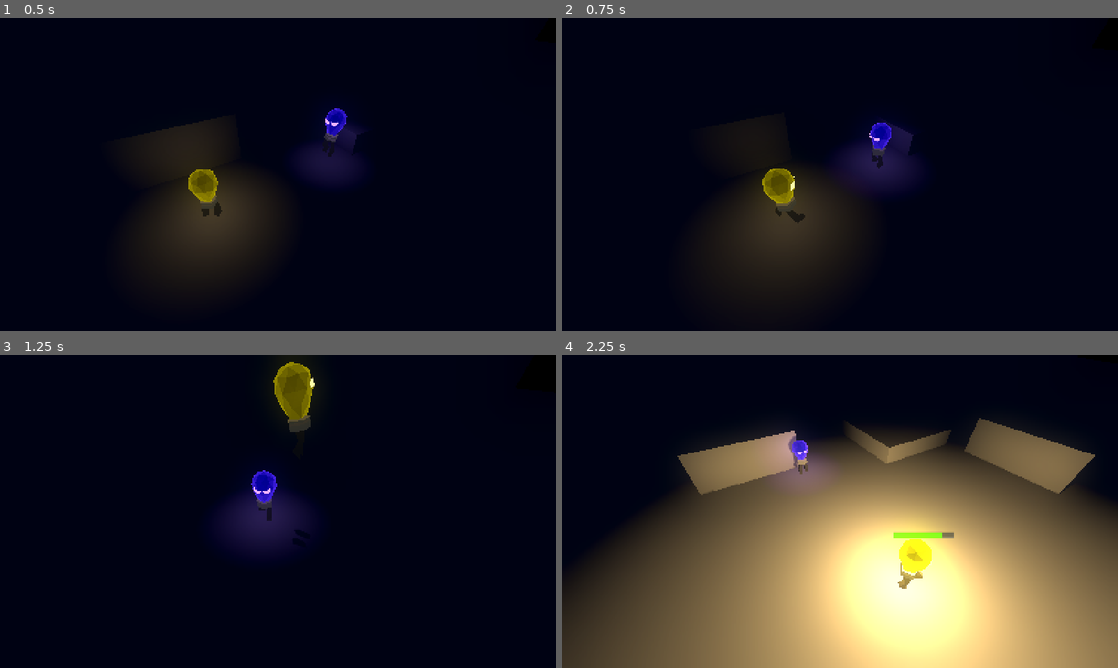
Above: before the commit, frames 1-4 (two rows, left to right).
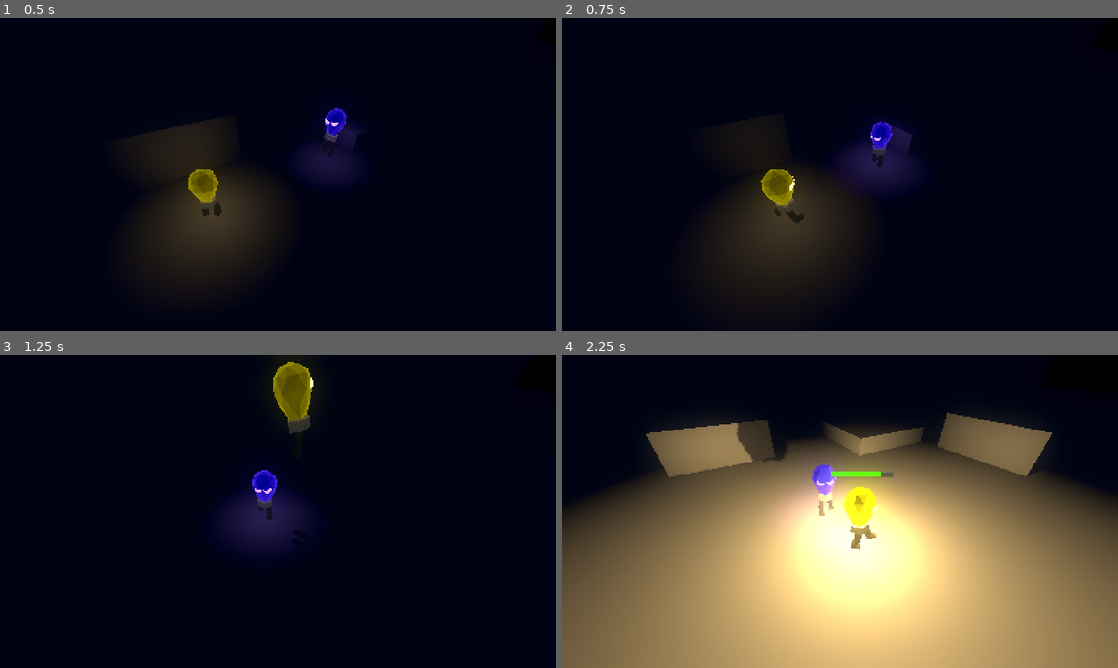
Above: after the commit, the same moments.

Repository: LowPolyFreak/EllieDeesAdventure
Game: Godot game, scene res://Scenes/main.tscn
The game is run twice, just before and just after one commit, with the same random seed, the same clock (stepped at 60 frames per second) and the same inputs.
Inputs:
- Up to frame 1 (0.5 s): no input
- Up to frame 2 (0.75 s): hold D (right_p1) from 0.53 s (still down); hold Home (ui_home) from 0.53 s (still down)
- Up to frame 3 (1.25 s): keep holding D (right_p1); keep holding Home (ui_home); tap Space (jump_p1) at 0.77 s
- Up to frame 4 (2.25 s): release D (right_p1) at 1.28 s; release Home (ui_home) at 1.28 s; hold S (down_p1) 1.28-2.03 s; tap Down (down_p2) at 1.35 s; tap Space (jump_p1) at 1.52 s; tap Home (ui_home) at 1.55 s; hold D (right_p1) from 2.03 s (still down); hold Home (ui_home) from 2.03 s (still down); tap Shift (glow_p1) at 2.1 s

Frame 1 is identical in both runs. In frame 2, 0.2% of the frame differs, in the area x 35-63%, y 33-66%; in frame 3, 0.2%; in frame 4, 51%, in the area x 0-96%, y 18-100%.

Commit message:
Tried something

Diff:
--- a/Scripts/player.gd
+++ b/Scripts/player.gd
@@ -94,8 +94,12 @@
 	else:
 		if !is_following:
 			animation_tree.set("parameters/Movement/transition_request", "Idle")
-		velocity.x = move_toward(velocity.x, 0, SPEED)
-		velocity.z = move_toward(velocity.z, 0, SPEED)
+			velocity.x = move_toward(velocity.x, 0, SPEED)
+			velocity.z = move_toward(velocity.z, 0, SPEED)
+		else:
+			velocity.x = 0
+			velocity.z = 0
+
 	ellie_model.rotation.y = lerp_angle(ellie_model.rotation.y, atan2(-last_direction.x, -last_direction.z), delta * rotation_speed)
 
 	var player_leash = Vector3(
@@ -163,8 +167,10 @@
 			battery_charge_timer.start()
 			battery_drain_timer.stop()
 
-	if event.is_action_pressed("ui_home"):
+	if event.is_action_pressed("ui_home") and !player_1:
 		is_following = true
+		global_position = follow_position
+		bulb.look_at(Vector3(follow_position.x, global_position.y, follow_position.z))
 
 func _on_battery_drain_timer_timeout() -> void:
 	battery -= 0.025
